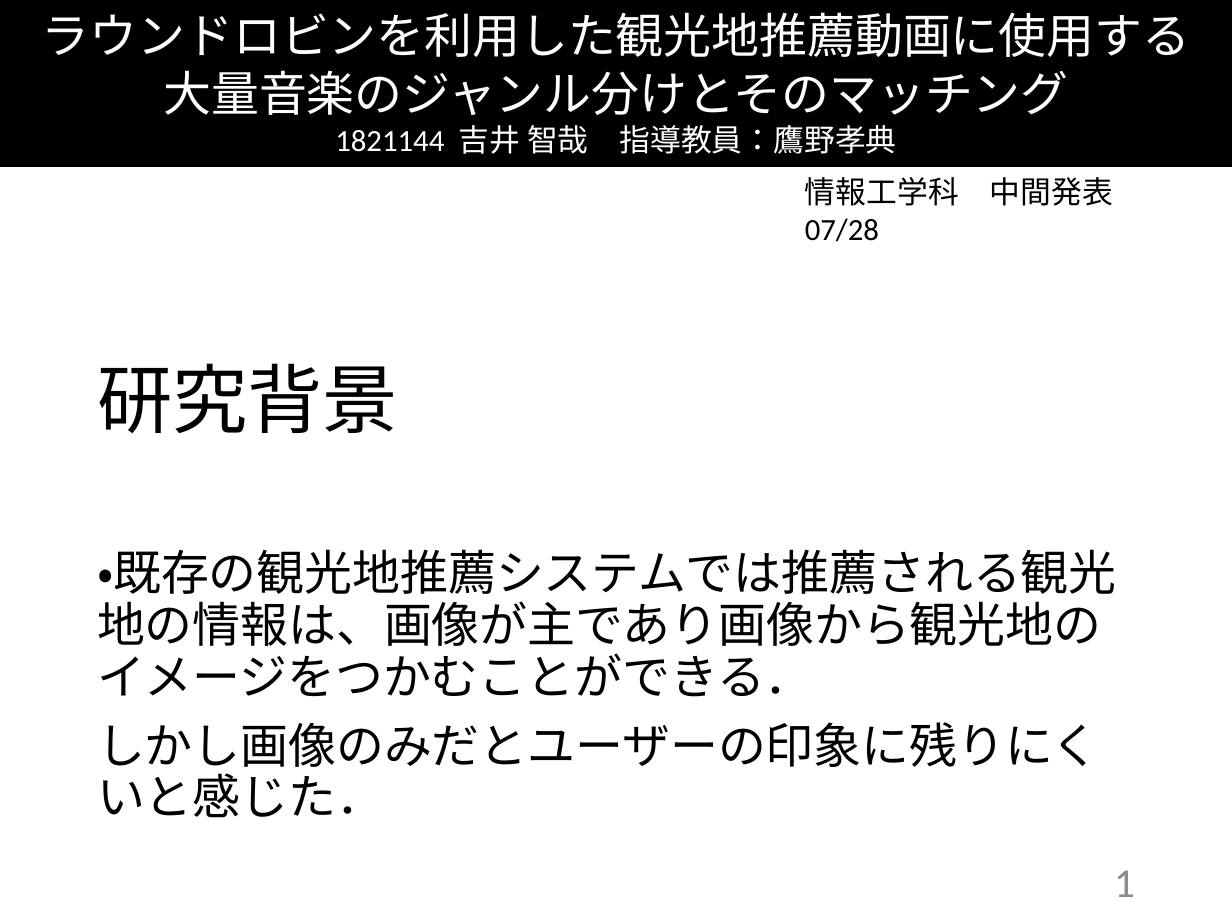
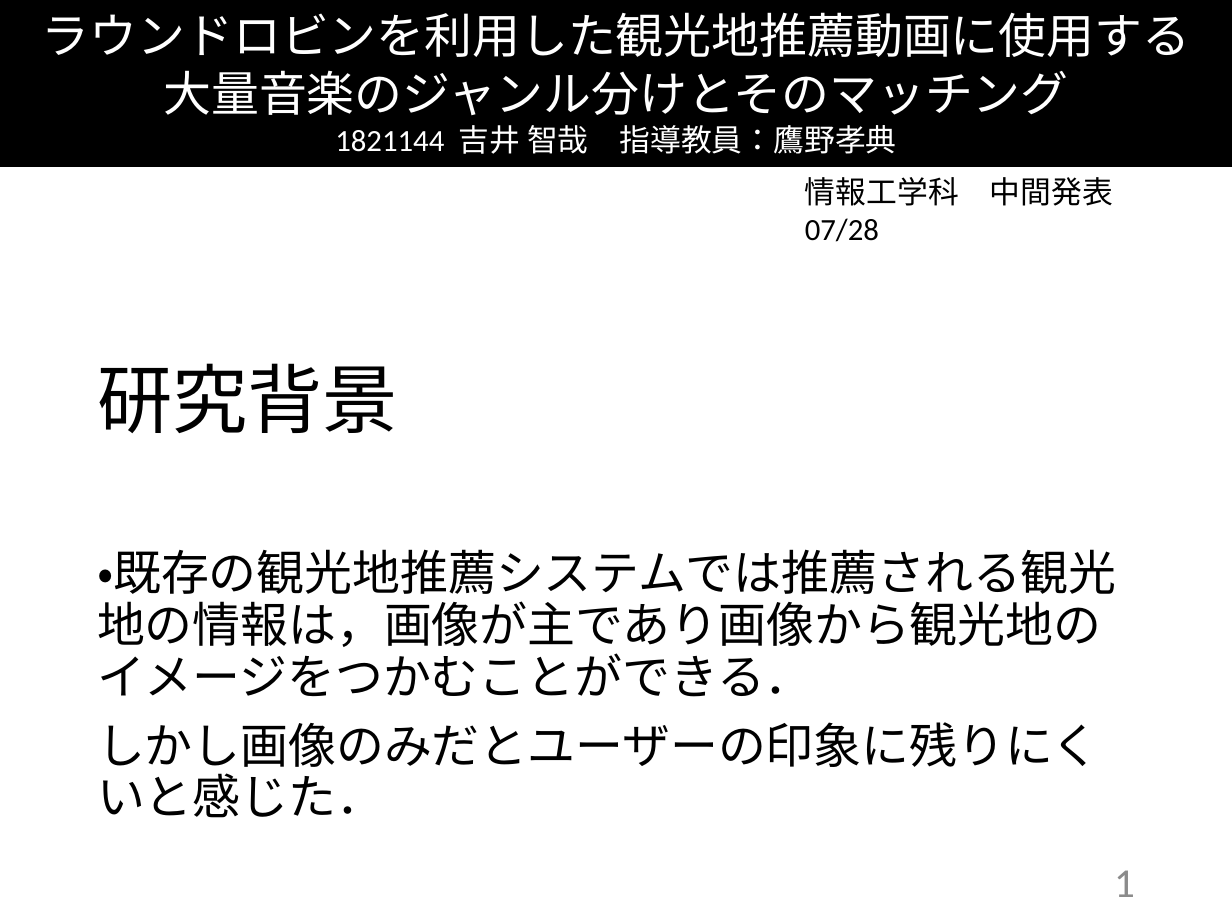
Before and after one commit to kait-takanolab/1821144-yoshii-thesis, a slide deck: slide 1 of 学部_中間発表_1821144.pptx. Drawn at 1232x924 pixels with LibreOffice and Linux fonts; fonts in the diff are those of the drawing. Boxes give left, top, right and bottom in pixels: in the first picture for what was removed or moved away, otherwise in the second. Text is boxed around its words. In the diff, an @@ line names an element or a change of style, - is before the commit and + after.

```diff
--- a/学部_中間発表_1821144.pptx
+++ b/学部_中間発表_1821144.pptx
@@ text at [97, 549, 1117, 697]: text changed @@
-・既存の観光地推薦システムでは推薦される観光地の情報は、画像が主であり画像から観光地のイメージをつかむことができる．
+・既存の観光地推薦システムでは推薦される観光地の情報は，画像が主であり画像から観光地のイメージをつかむことができる．
```
Also in this commit, not shown: 1 other slide changed.
